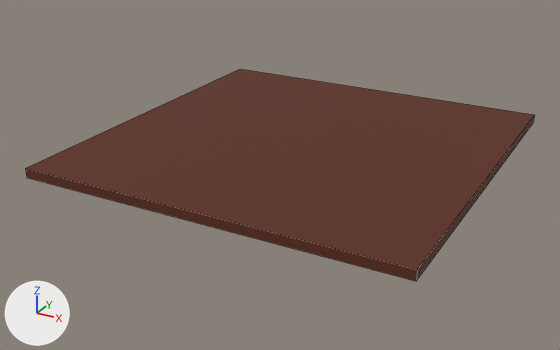
Renders of the FBX model project-steampunk/Assets/Art/Models/Level3Props/Room0/Models/Floor0.fbx from each side of a commit.
Before and after are seen from a 50 mm lens placed at (2028.9, -212.1, -69.2), pointed at (1992.2, -145.3, -102.6). The lights are fixed; the arrows at lower left show +X, +Y and +Z. Mesh edges are drawn as thin lines. Where no turn or scale is listed for an object, it has been applied to the vertices.
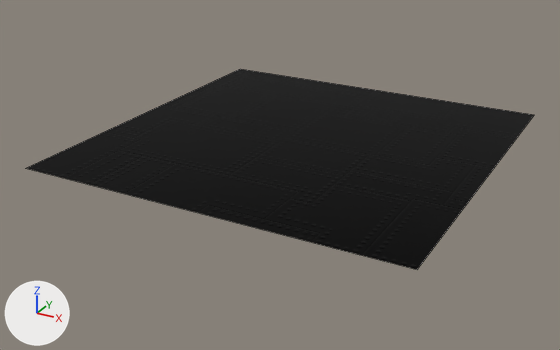
What differs and where, as boxes (x1, y1, x2, y2) in the pictures (560 x 350 px):
'Plane.100', reshaped: before (25, 69, 534, 281); after (26, 69, 534, 270)
part 1 of me_plane_007, deleted (brown): before (25, 116, 534, 281)
part 2 of me_plane_007, recoloured (brown to black): (26, 69, 534, 270) in both

What changed in the scene script:
```text
Add img_substance_graph_normal_jpg:
    img_substance_graph_normal_jpg = load_image('Substance_graph_normal.jpg', '../Textures/metal_tiles_d8cd1616-71bb-44ae-bf0d-201fde1abfad/Substance_graph_normal.jpg', 2048, 2048, 'Non-Color')
Add mat_metal_tiles:
    mat_metal_tiles = bpy.data.materials.new('Metal tiles')
    # colours: black #000000
    # uses the picture img_substance_graph_normal_jpg
Change me_plane_007:
    used by ob_plane_100; location = (1993.61, -143.0, -99.0)
    verts and faces of me_plane_007; kept vertices keep their numbers, new ones are numbered from 8
    before: 0 (-20.0, -20.0, 0.0) at pixel (25, 168), 1 (20.0, -20.0, 0.0) at pixel (417, 269), 2 (-20.0, 20.0, 0.0) at pixel (240, 68), 3 (20.0, 20.0, 0.0) at pixel (534, 114), 4 (-20.0, -20.0, -1.0) at pixel (26, 177)
    before: 5 (20.0, -20.0, -1.0) at pixel (416, 281), 6 (-20.0, 20.0, -1.0), 7 (20.0, 20.0, -1.0) at pixel (533, 122)
    remove me_plane_007.from_pydata(...)  # 8 vertices, 6 faces; spans x -20.0..20.0, y -20.0..20.0, z -1.0..0.0
    remove me_plane_007.materials.append(mat_floor0)  # brown #5b2813
    add me_plane_007.from_pydata(...)  # 4 vertices, 1 face; spans x -20.0..20.0, y -20.0..20.0, z 0.0
    me_plane_007 part 1
    add delete_vertices([*range(4, 8)])  # with the faces that use them
    me_plane_007 part 2: 1 face spanning x -20.0..20.0, y -20.0..20.0, z 0.0 switches from mat_floor0 (brown #5b2813) to mat_metal_tiles
    add me_plane_007.materials.append(mat_metal_tiles)
```
